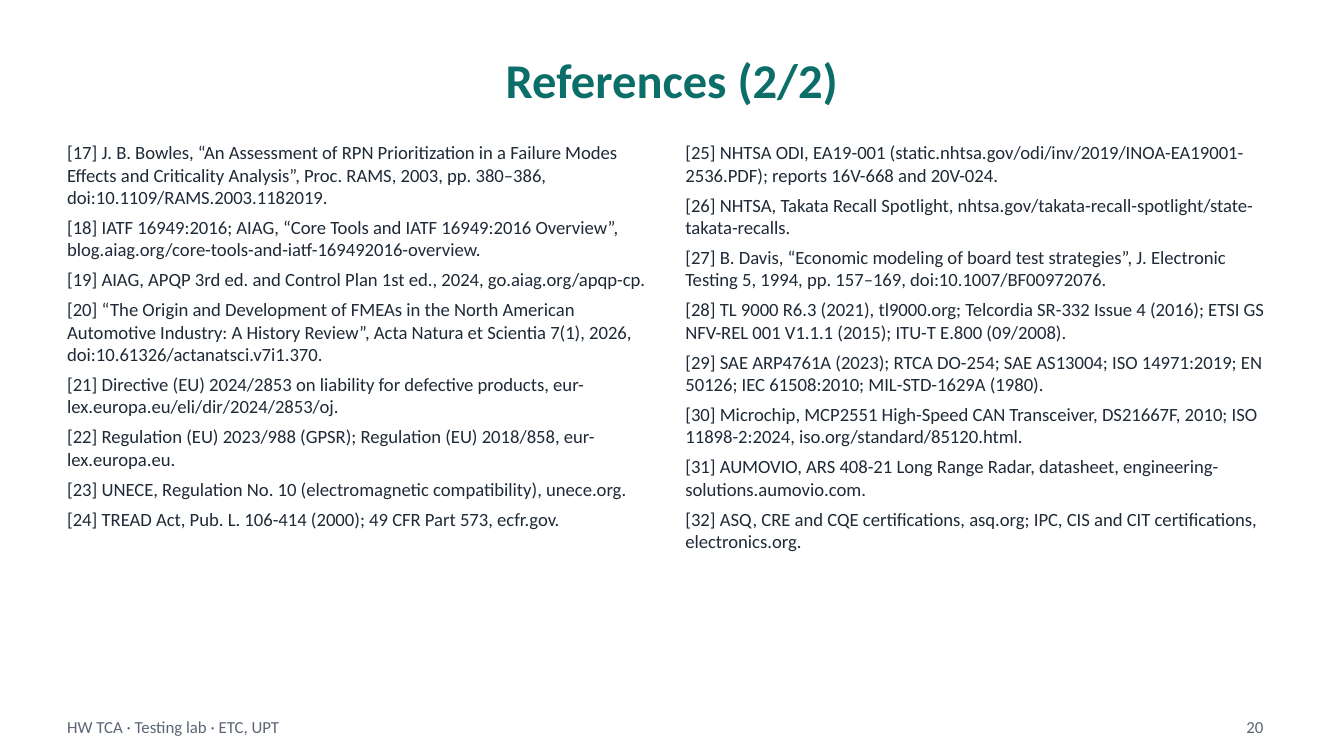
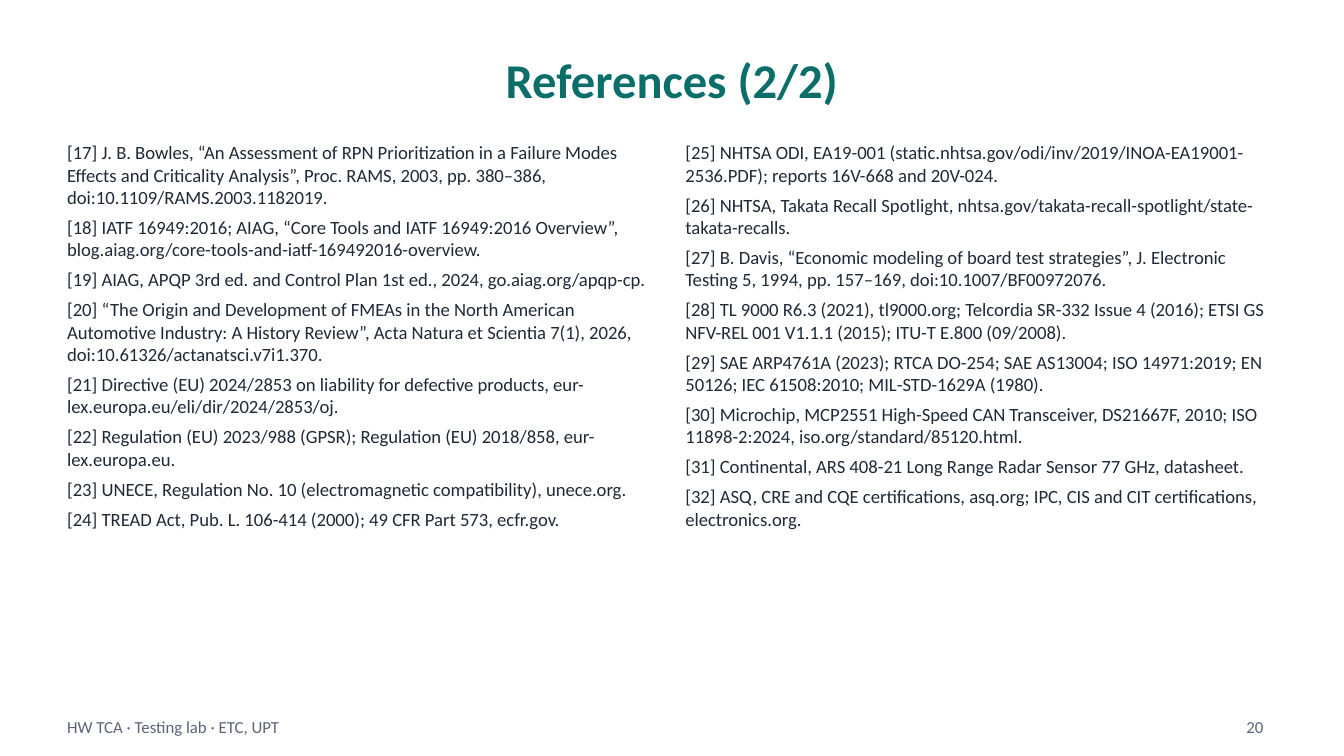
Before and after one commit to madalinatolontan1-ai/sw-tca-lab, a slide deck: slide 20 of materials/HW_TCA_lecture_EN.pptx. Drawn at 1344x756 pixels with LibreOffice and Linux fonts; fonts in the diff are those of the drawing. Boxes give left, top, right and bottom in pixels: in the first picture for what was removed or moved away, otherwise in the second. Text is boxed around its words. In the diff, an @@ line names an element or a change of style, - is before the commit and + after.

```diff
--- a/materials/HW_TCA_lecture_EN.pptx
+++ b/materials/HW_TCA_lecture_EN.pptx
@@ text at [685,459,1244,476]: text changed @@
-[31] AUMOVIO, ARS 408-21 Long Range Radar, datasheet, engineering-solutions.aumovio.com.
+[31] Continental, ARS 408-21 Long Range Radar Sensor 77 GHz, datasheet.
```
Also in this commit, not shown: 1 other slide changed, 12 other files.
